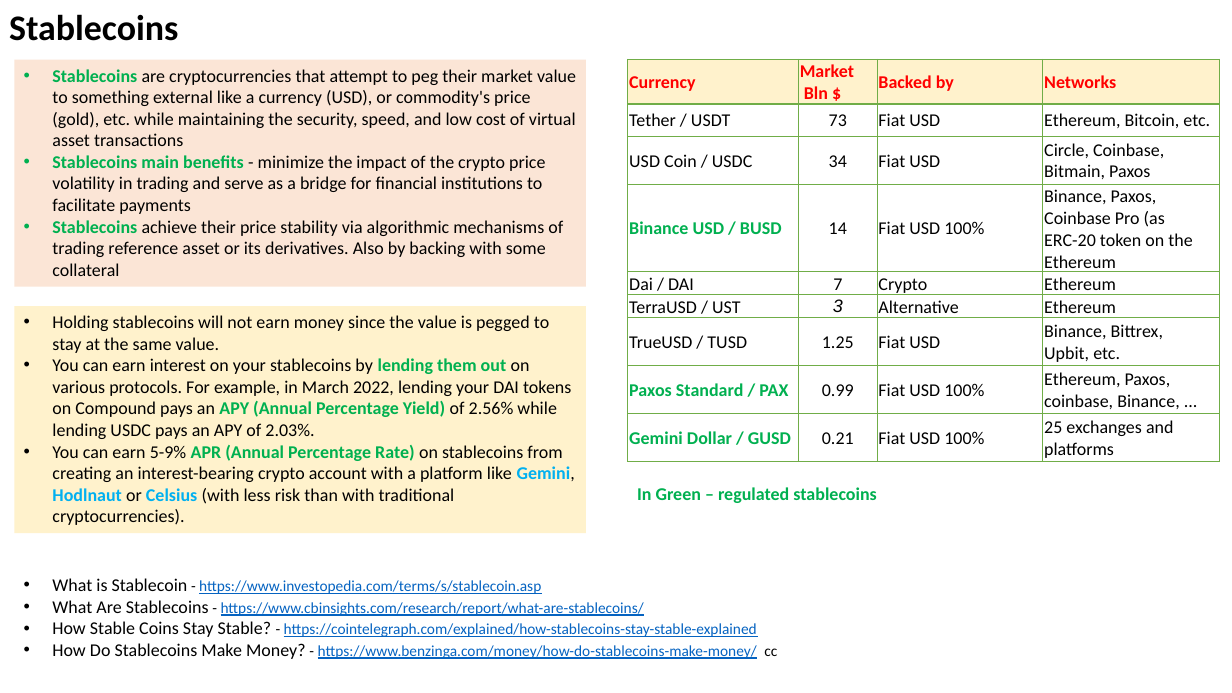
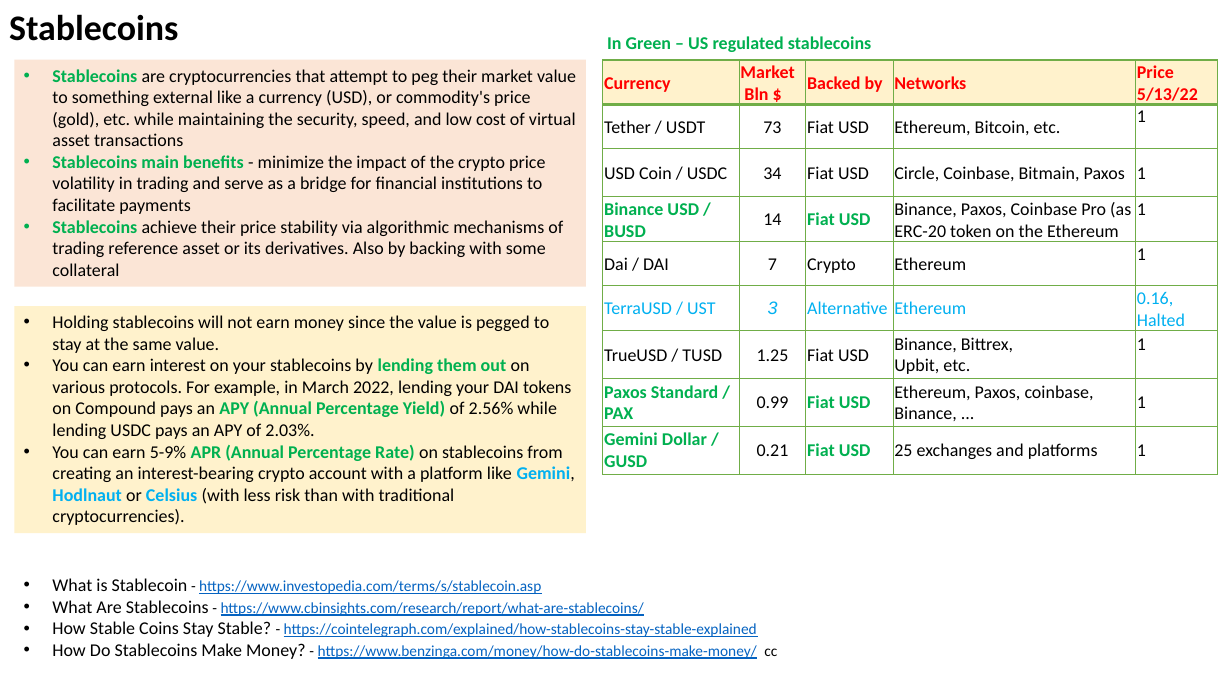
Before and after one commit to lselector/crypto, a slide deck: slide 3 of crypto_04_stable_coins.pptx. Drawn at 1232x693 pixels with LibreOffice and Linux fonts; fonts in the diff are those of the drawing. Boxes give left, top, right and bottom in pixels: in the first picture for what was removed or moved away, otherwise in the second. Text is boxed around its words. In the diff, an @@ line names an element or a change of style, - is before the commit and + after.

```diff
--- a/crypto_04_stable_coins.pptx
+++ b/crypto_04_stable_coins.pptx
@@ text at [607,36,871,52]: text changed @@
-In Green – regulated stablecoins
+In Green – US regulated stablecoins
@@ table at [604,60,1217,474] @@
-column 3: Backed by | Fiat USD | Fiat USD | Fiat USD 100% | Crypto | Alternative | Fiat USD | Fiat USD 100% | Fiat USD 100%
+column 3: Backed by | Fiat USD | Fiat USD | Fiat USD | Crypto | Alternative | Fiat USD | Fiat USD | Fiat USD
+column 5: Price 5/13/22 | 1 | 1 | 1 | 1 | 0.16, Halted | 1 | 1 | 1
@@ table: place and size @@
-table at [628,59,1220,462]
+table at [604,60,1217,474]
```
Also in this commit, not shown: 1 other slide changed, 1 slide added.
